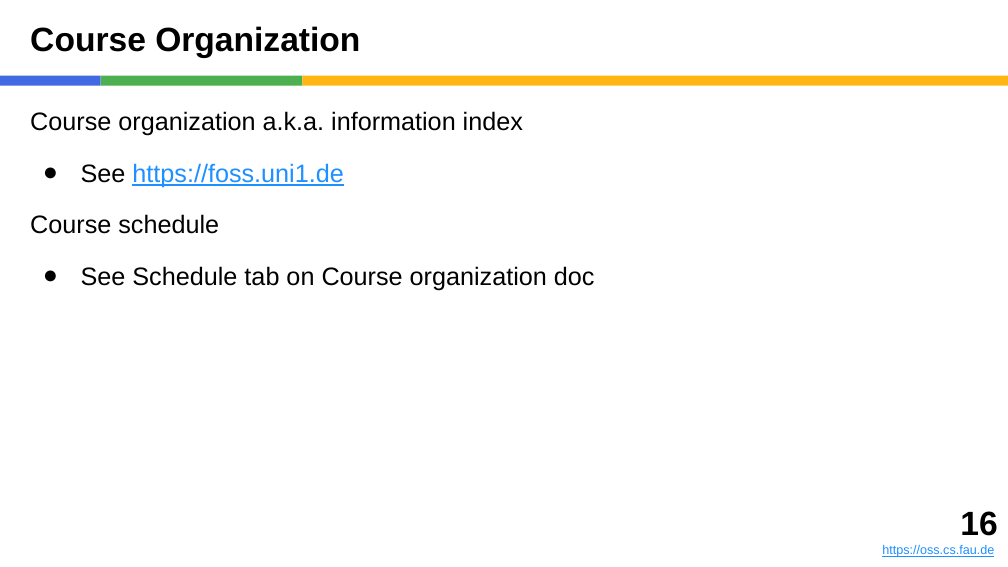
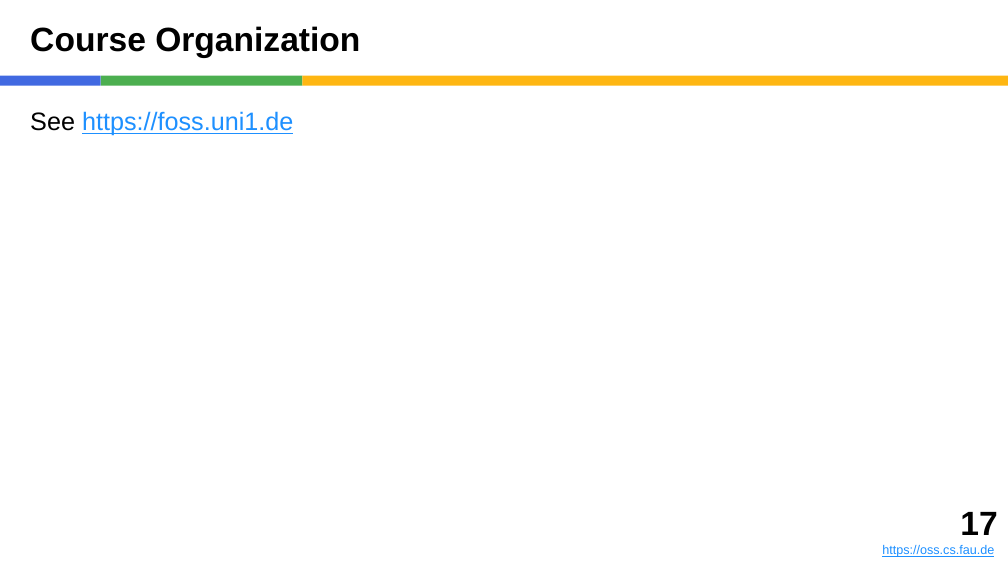
Before and after one commit to dirkriehle/foss-course, a slide deck: slide 17 of Lecture slides/FOSS A01 - Introduction.pptx (slide 16 before the commit). Drawn at 1008x567 pixels with LibreOffice and Linux fonts; fonts in the diff are those of the drawing. Boxes give left, top, right and bottom in pixels: in the first picture for what was removed or moved away, otherwise in the second. Text is boxed around its words. In the diff, an @@ line names an element or a change of style, - is before the commit and + after.

Commit message:
FOSS-09 Winter 2026/27

```diff
--- a/Lecture slides/FOSS A01 - Introduction.pptx
+++ b/Lecture slides/FOSS A01 - Introduction.pptx
@@ text at (30,111,523,136): paragraph removed @@
-Course organization a.k.a. information index
@@ text "See https://foss.uni1.de" at (30,111,293,136): bullet ● to none; less space between paragraphs @@
@@ text at (30,214,595,290): paragraphs removed @@
-Course schedule
-● See Schedule tab on Course organization doc
@@ text at (960,512,997,535): text changed @@
-16
+17
```
Also in this commit, not shown: 3 other slides changed, 6 slides added, 5 slides removed, 5 other files.
